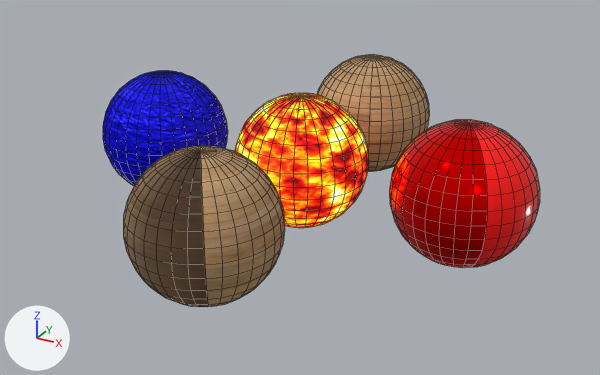
What one commit did to the FBX model 3ds Max/Samples/sourceModels/PBR_Textures/PBR_Textures.FBX.
Both versions are drawn from a 50 mm camera at (5.52, -10.08, 4.6) aimed at (0.06, -0.15, -0.37). Every picture has the same lights, and +X, +Y and +Z are marked at lower left. The older version comes first. Mesh edges are drawn as thin lines. Where no turn or scale is listed for an object, it has been applied to the vertices.

The scene before the commit, as lines of its bpy script (objects in view):
```python
me_mesh = bpy.data.meshes.new('Mesh')
me_mesh.from_pydata(...)  # a UV sphere (32 segments, 16 rings, poles along z) spanning x -1.0..1.0, y -1.0..1.0, z -1.0..1.0
me_mesh.materials.append(mat_bumpmat)
me_mesh_001 = bpy.data.meshes.new('Mesh.001')
me_mesh_001.from_pydata(...)  # a UV sphere (32 segments, 16 rings, poles along z) spanning x -1.0..1.0, y -1.0..1.0, z -1.0..1.0
me_mesh_001.materials.append(mat_basecolormat)  # picture img_wood_jpg
me_mesh_002 = bpy.data.meshes.new('Mesh.002')
me_mesh_002.from_pydata(...)  # a UV sphere (32 segments, 16 rings, poles along z) spanning x -1.0..1.0, y -1.0..1.0, z -1.0..1.0
me_mesh_002.materials.append(mat_basecoloralphamat)
me_mesh_003 = bpy.data.meshes.new('Mesh.003')
me_mesh_003.from_pydata(...)  # a UV sphere (32 segments, 16 rings, poles along z) spanning x -1.0..1.0, y -1.0..1.0, z -1.0..1.0
me_mesh_003.materials.append(mat_metallicroughnessmat)
me_mesh_004 = bpy.data.meshes.new('Mesh.004')
me_mesh_004.from_pydata(...)  # a UV sphere (32 segments, 16 rings, poles along z) spanning x -1.0..1.0, y -1.0..1.0, z -1.0..1.0
me_mesh_004.materials.append(mat_emissivemat)
ob_spherebasecolor = bpy.data.objects.new('SphereBaseColor', me_mesh_001)
ob_spherebasecolor.location = (0.0, 2.5, 0.0)
ob_spherebasecoloralpha = bpy.data.objects.new('SphereBaseColorAlpha', me_mesh_002)
ob_spherebasecoloralpha.location = (0.0, -2.5, 0.0)
ob_spherebump = bpy.data.objects.new('SphereBump', me_mesh)
ob_spherebump.location = (-2.5, 0.0, 0.0)
ob_sphereemissive = bpy.data.objects.new('SphereEmissive', me_mesh_004)
ob_sphereemissive.location = (0.0, 0.0, 0.0)
ob_spheremetallicroughness = bpy.data.objects.new('SphereMetallicRoughness', me_mesh_003)
ob_spheremetallicroughness.location = (2.5, 0.0, 0.0)
```
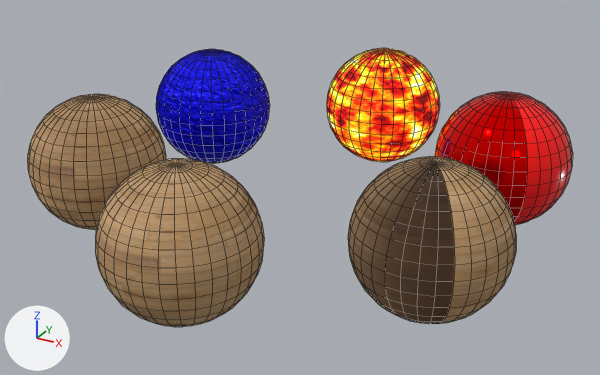
What the commit changed:
Picture 'AmbientOcclusion.jpg' (img_ambientocclusion_jpg) is new.
Material 'BaseColorAOMat' (mat_basecoloraomat) is new.
Uses the picture img_ambientocclusion_jpg.
Uses the picture img_wood_jpg.
Mesh me_mesh_005 is new.
It is a UV sphere (32 segments, 16 rings, poles along z) spanning x -1.0..1.0, y -1.0..1.0, z -1.0..1.0.
It uses material mat_basecoloraomat.
Object 'SphereBaseColorAlpha' (ob_spherebasecoloralpha) moves from (0.0, -2.5, 0.0) to (2.6, -1.5, 0.0).
Object 'SphereBaseColor' (ob_spherebasecolor) moves from (0.0, 2.5, 0.0) to (0.0, -3.0, 0.0).
Object 'SphereMetallicRoughness' (ob_spheremetallicroughness) moves from (2.5, 0.0, 0.0) to (2.6, 1.5, 0.0).
Object 'SphereEmissive' (ob_sphereemissive) moves from (0.0, 0.0, 0.0) to (0.0, 3.0, 0.0).
Object 'SphereBump' (ob_spherebump) moves from (-2.5, 0.0, 0.0) to (-2.6, 1.5, 0.0).
Object 'SphereBaseColorAO' (ob_spherebasecolorao) is new; it shows me_mesh_005.
Its location is (-2.6, -1.5, 0.0).

Where the change shows, as pixel boxes [x1, y1, x2, y2] in the pictures (600 x 375 px):
'SphereBaseColorAlpha', moved
    before: [123, 146, 285, 307]
    after: [348, 157, 516, 324]
'SphereBaseColor', moved
    before: [316, 55, 429, 171]
    after: [95, 159, 264, 327]
'SphereMetallicRoughness', moved
    before: [389, 120, 540, 268]
    after: [435, 92, 573, 225]
'SphereEmissive', moved
    before: [235, 93, 369, 228]
    after: [326, 48, 439, 162]
'SphereBump', moved
    before: [103, 71, 228, 186]
    after: [156, 49, 270, 163]
'SphereBaseColorAO', added (brown)
    after: [27, 94, 166, 229]
